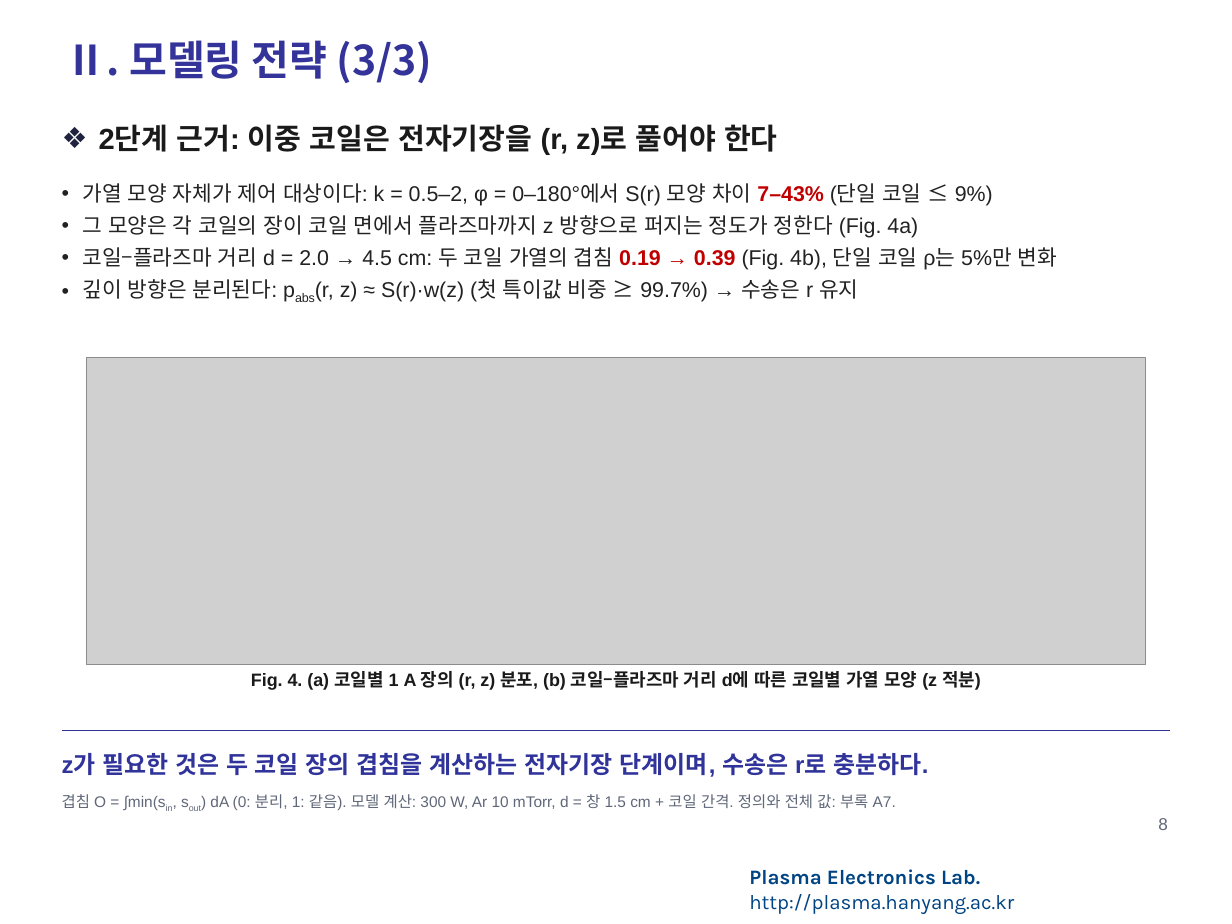
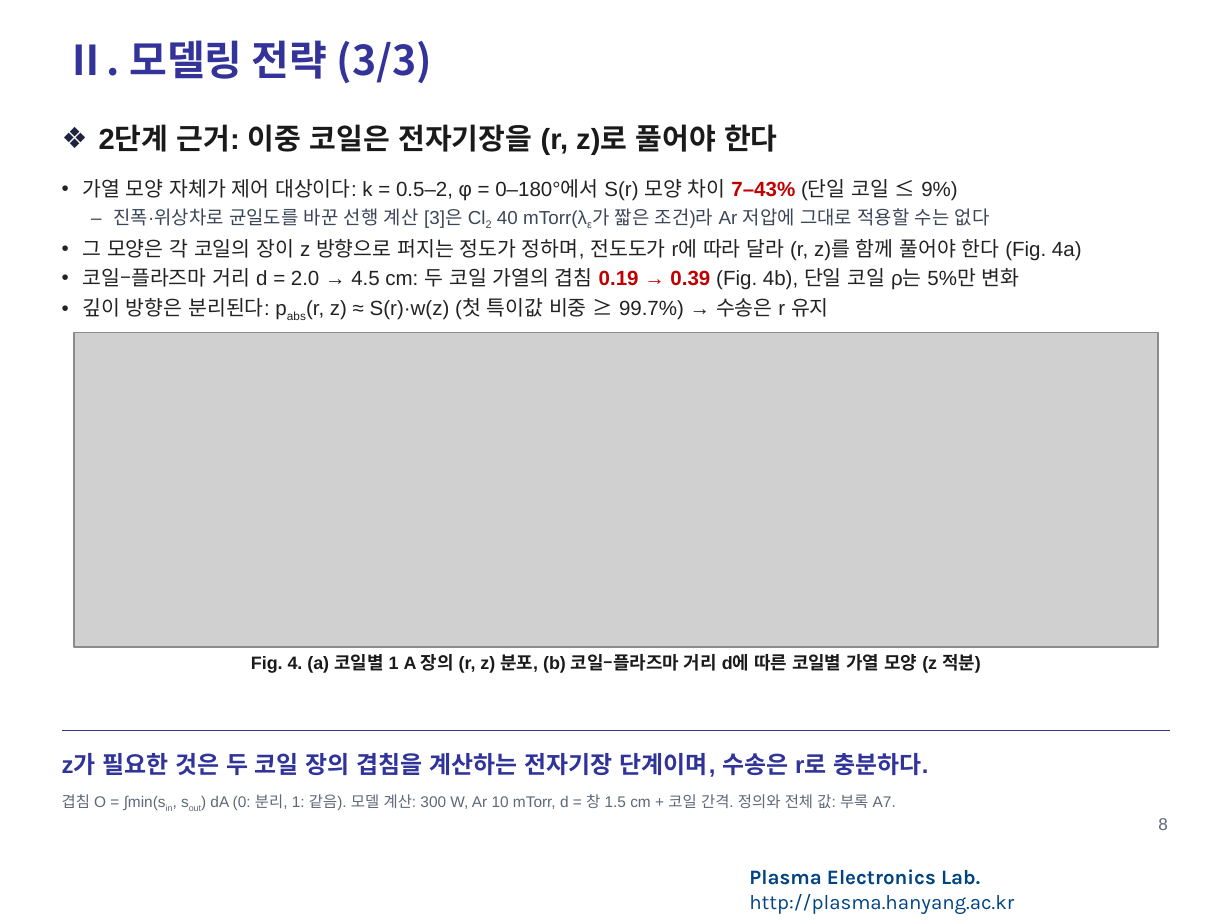
Before and after one commit to garlicjam-pyo/plasma, a slide deck: slide 8 of presentations/1차발표_피드백반영판.pptx. Drawn at 1232x924 pixels with LibreOffice and Linux fonts; fonts in the diff are those of the drawing; grey boxes stand for pictures; background and template pictures are left out. Boxes give left, top, right and bottom in pixels: in the first picture for what was removed or moved away, otherwise in the second. Text is boxed around its words. In the diff, an @@ line names an element or a change of style, - is before the commit and + after.

```diff
--- a/presentations/1차발표_피드백반영판.pptx
+++ b/presentations/1차발표_피드백반영판.pptx
@@ text at [83,179,1020,320]: size 12.5 to 12 pt in "가열 모양 자체가 제어 대상이다: k = ...", "코일–플라즈마 거리 d = 2.0 → 4.5 ...", "깊이 방향은 분리된다: pabs(r, z) ≈ S(r)·w(z) ..."; less space between paragraphs @@
@@ text at [83,208,1082,261]: text changed; size 12.5 to 11 pt; text colour #222222 to #3B4658 @@
-• 그 모양은 각 코일의 장이 코일 면에서 플라즈마까지 z 방향으로 퍼지는 정도가 정한다 (Fig. 4a)
+– 진폭·위상차로 균일도를 바꾼 선행 계산 [3]은 Cl2 40 mTorr(λε가 짧은 조건)라 Ar 저압에 그대로 적용할 수는 없다
+• 그 모양은 각 코일의 장이 z 방향으로 퍼지는 정도가 정하며, 전도도가 r에 따라 달라 (r, z)를 함께 풀어야 한다 (Fig. 4a)
@@ picture: place and size @@
-picture at [86,357,1146,664]
+picture at [74,333,1158,647]
@@ text "Fig. 4. (a) 코일별 1 ...": place and size @@
-text "Fig. 4. (a) 코일별 1 ..." at [251,671,981,690]
+text "Fig. 4. (a) 코일별 1 ..." at [251,654,981,673]
```
Also in this commit, not shown: 12 other slides changed, 2 slides added, 1 slide removed, 15 other files.
